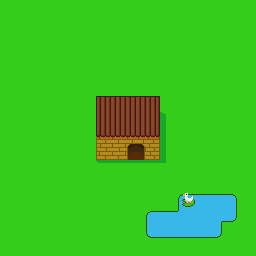
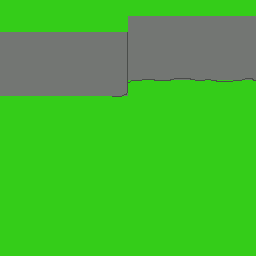
Before/after of a 256px x 256px layered artwork. What changed in the layer stack:
added group "cópia de Tree House Outside" with 7 layers above "Grass 1 1" over left=0, top=16, right=256, bottom=238
added group "Grupo de camadas #3" with 4 layers in group "cópia de Tree House Outside" over left=0, top=16, right=256, bottom=238
added layer "sign #4" in group "Grupo de camadas #3" over left=112, top=32, right=256, bottom=97
added layer "sign #3" in group "Grupo de camadas #3" over left=0, top=16, right=256, bottom=96
added layer "ground #1" in group "Grupo de camadas #3" over left=0, top=16, right=256, bottom=238
renamed "Tree House Outside" to "Grass 1 1", hid the group it (16 layers) over left=0, top=16, right=256, bottom=238
moved "9 #1" into group "over", painted on it over left=91, top=94, right=165, bottom=138
removed group "Grupo de camadas #2" (2 layers) from group "House" over left=96, top=96, right=160, bottom=137
removed layer "9" from group "Grupo de camadas #2" over left=97, top=97, right=159, bottom=136
painted on "a #1" over left=96, top=133, right=160, bottom=139
painted on "cópia de tempóaroi" over left=96, top=121, right=160, bottom=129
painted on "tempóaroi #4" over left=96, top=120, right=160, bottom=128
